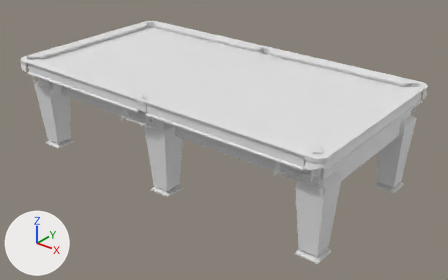
The FBX model Modules/BilliardsModule/TableModels/Snooker10ft/SnookerTable10ft.fbx: old version first, new version second.
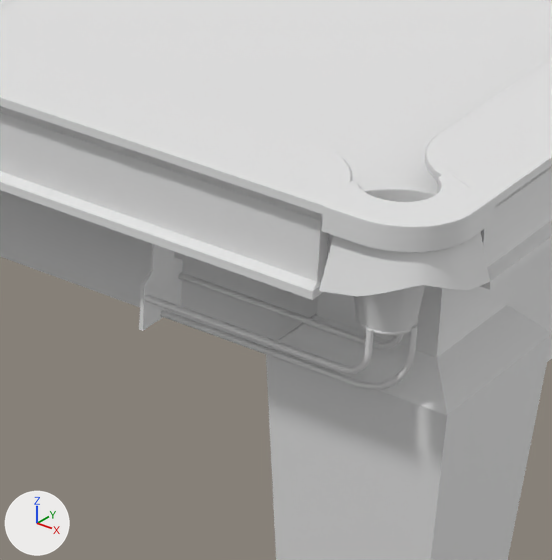
The first picture shows the older version from a 50 mm lens placed at (3.14, -3.78, 2.6), pointed at (0.13, -0.01, 0.27). The close-ups show both versions on the part from 56% to 76% of the width and 43% to 76% of the height of that picture; other places that the commit changed are outside them. Every picture has the same lights, and +X, +Y and +Z are marked at lower left. Where no turn or scale is listed for an object, it has been applied to the vertices.

Before the edit, the objects in view are built like this:
```python
me_plane_006 = bpy.data.meshes.new('Plane.006')
me_plane_006.from_pydata(...)  # 7646 vertices, 7078 faces; spans x -1.55..1.55, y -0.84..0.84, z 0.0..0.86
ob_table = bpy.data.objects.new('table', me_plane_006)
ob_table.location = (0.0, 0.0, 0.0)
```
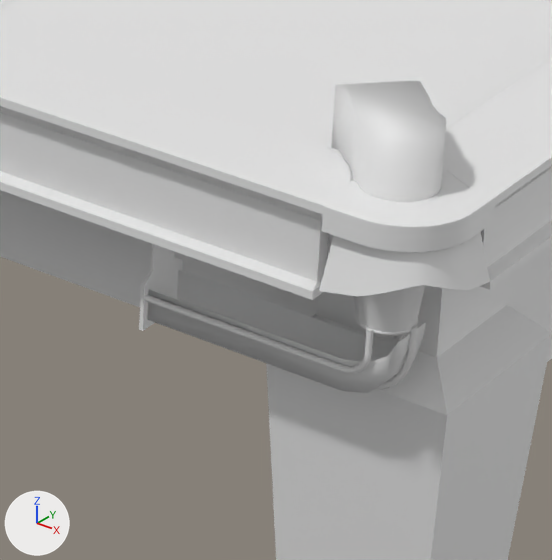
Location of each change, [x1, y1, x2, y2] in pixels of the close-ups (552 x 560 px):
'10ft_PocketColliders', added
    after: [147, 81, 446, 393]
'.4BALL_FILL', added
    after: [327, 147, 355, 182]

What the commit changed:
Material 'Fabric 130.005' (mat_fabric_130_005) is new.
Its base color is (0.8, 0.8, 0.8) (white #e7e7e7).
Its roughness is 0.4.
Mesh me_plane_003 is new.
It has 472 vertices, 440 faces and spans x -1.49..1.49, y -0.8..0.8, z 0.0..0.03.
It uses material mat_fabric_130_005 (white #e7e7e7).
Mesh me_plane_004 is new.
It has 552 vertices, 464 faces and spans x -1.49..1.49, y -0.8..0.8, z -0.22..0.1.
Object '.4BALL_FILL' (ob_4ball_fill) is new; it shows me_plane_003.
Its location is (0.0, 0.0, 0.83).
Object '10ft_PocketColliders' (ob_10ft_pocketcolliders) is new; it shows me_plane_004.
Its location is (0.0, 0.0, 0.83).
